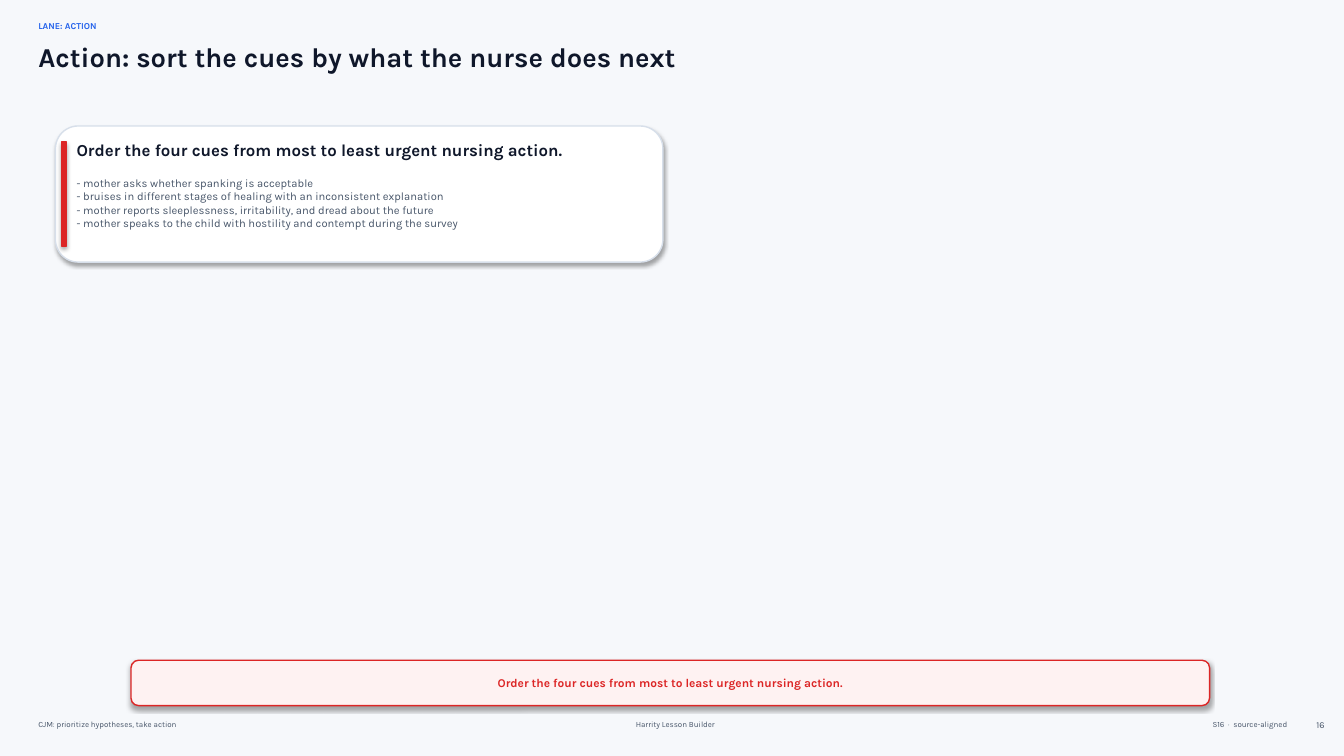
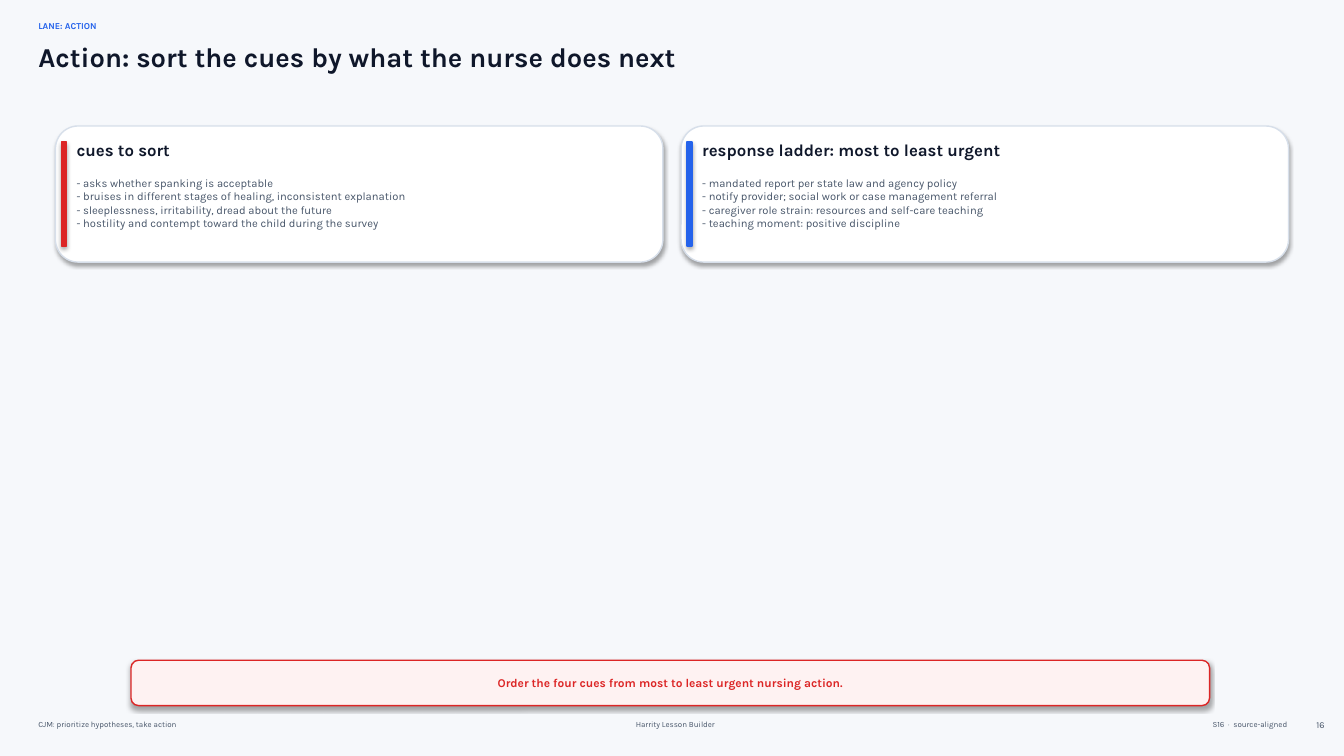
Before and after one commit to Bobbyh93/repo, a slide deck: slide 16 of lessons/openrn_hp_ch4/package/20260906_NHP_Family_Dynamics_Part_1.pptx. Drawn at 1344x756 pixels with LibreOffice and Linux fonts; fonts in the diff are those of the drawing. Boxes give left, top, right and bottom in pixels: in the first picture for what was removed or moved away, otherwise in the second. Text is boxed around its words. In the diff, an @@ line names an element or a change of style, - is before the commit and + after.

```diff
--- a/lessons/openrn_hp_ch4/package/20260906_NHP_Family_Dynamics_Part_1.pptx
+++ b/lessons/openrn_hp_ch4/package/20260906_NHP_Family_Dynamics_Part_1.pptx
@@ text at [77,145,170,157]: text changed @@
-Order the four cues from most to least urgent nursing action.
+cues to sort
@@ rounded rectangle added at [682,126,1290,262], fill #FFFFFF, outline #D7DFEA 1 pt @@
@@ rectangle added at [688,142,693,246], fill #2563EB, outline #2563EB 1 pt @@
@@ text added at [702,144,1000,160], 12 pt, text #0F172A, bold @@
+response ladder: most to least urgent
@@ text at [83,179,406,230]: text changed @@
-- mother asks whether spanking is acceptable
-- bruises in different stages of healing with an inconsistent explanation
-- mother reports sleeplessness, irritability, and dread about the future
-- mother speaks to the child with hostility and contempt during the survey
+- asks whether spanking is acceptable
+- bruises in different stages of healing, inconsistent explanation
+- sleeplessness, irritability, dread about the future
+- hostility and contempt toward the child during the survey
@@ text added at [709,179,997,230], 8 pt, text #475569 @@
+- mandated report per state law and agency policy
+- notify provider; social work or case management referral
+- caregiver role strain: resources and self-care teaching
+- teaching moment: positive discipline
```
Also in this commit, not shown: 6 other slides changed, 12 other files.
